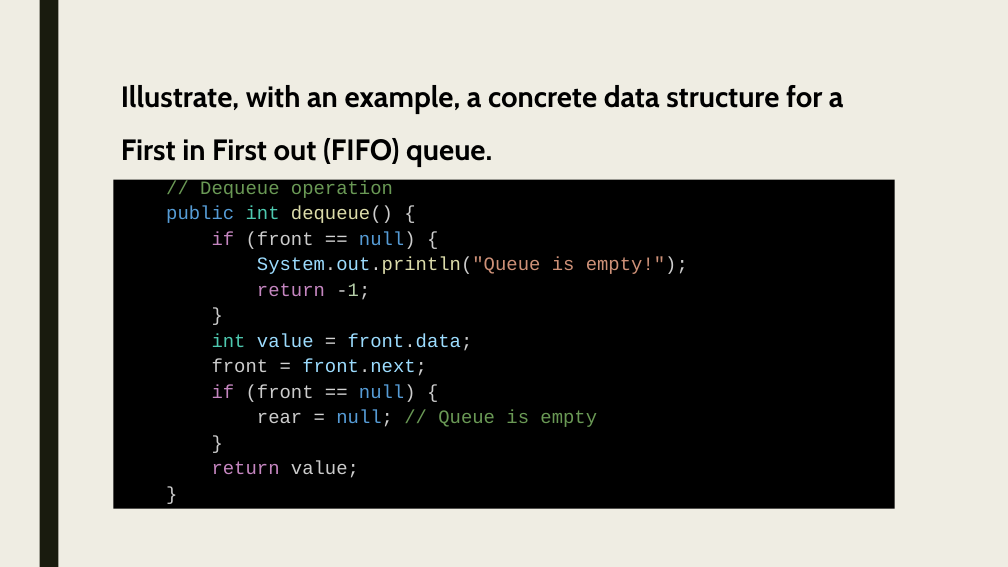
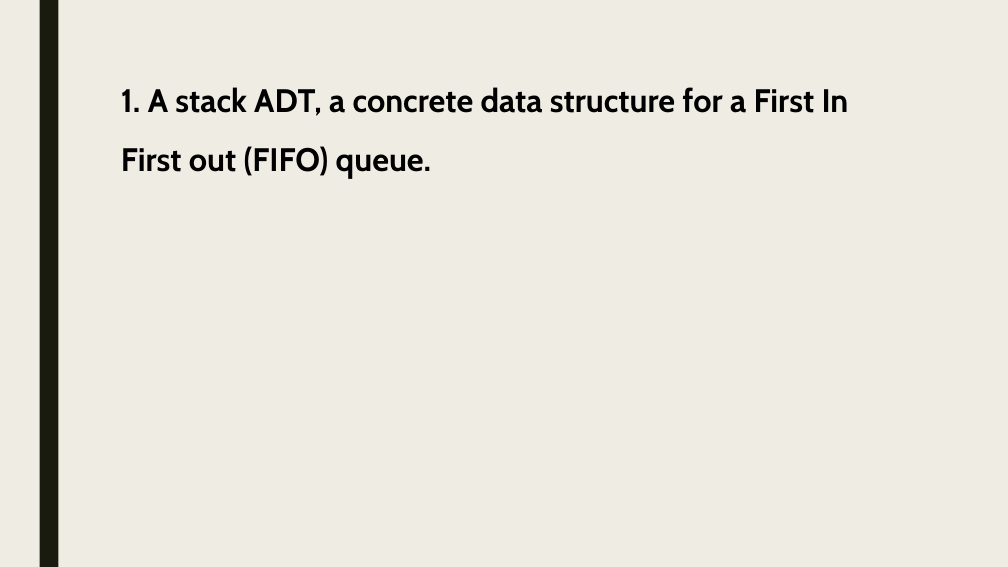
Before and after one commit to PuppySneaky/ASM1-Data-Structure-Algorithms, a slide deck: slide 26 of ASM1.pptx (slide 40 before the commit). Drawn at 1008x567 pixels with LibreOffice and Linux fonts; fonts in the diff are those of the drawing; grey boxes stand for pictures. Boxes give left, top, right and bottom in pixels: in the first picture for what was removed or moved away, otherwise in the second. Text is boxed around its words. In the diff, an @@ line names an element or a change of style, - is before the commit and + after.

```diff
--- a/ASM1.pptx
+++ b/ASM1.pptx
@@ title at (121, 87, 849, 179): text changed; size 28 to 31 pt @@
-Illustrate, with an example, a concrete data structure for a First in First out (FIFO) queue.
+1. A stack ADT, a concrete data structure for a First In First out (FIFO) queue.
@@ rectangle removed at (113, 180, 895, 509) @@
-// Dequeue operation
-public int dequeue() {
-if (front == null) {
-System.out.println("Queue is empty!");
-return -1;
-}
-int value = front.data;
-front = front.next;
-if (front == null) {
-rear = null; // Queue is empty
-}
-return value;
-}
```
Also in this commit, not shown: 9 other slides changed, 49 slides added, 44 slides removed.
